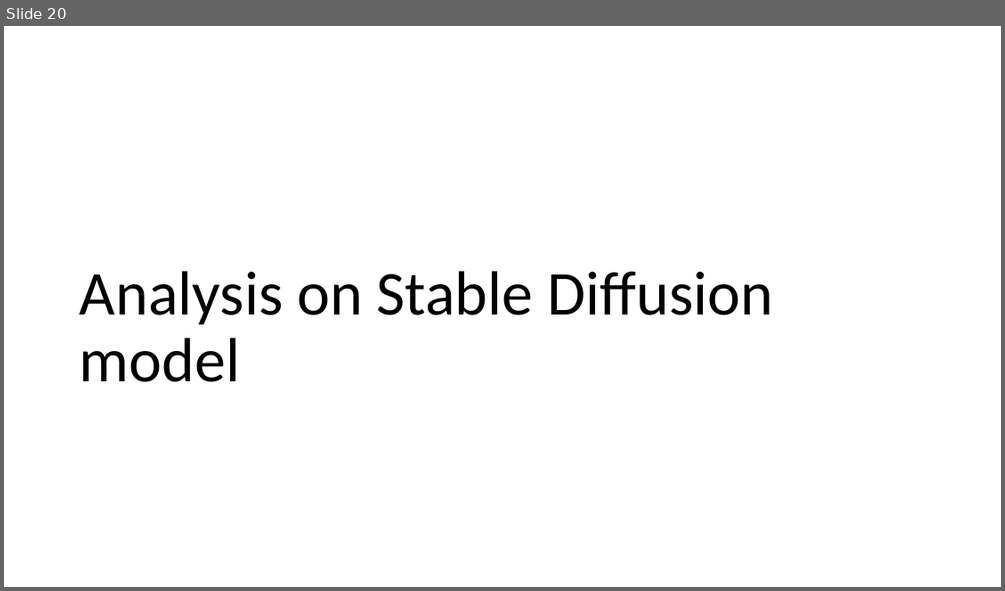
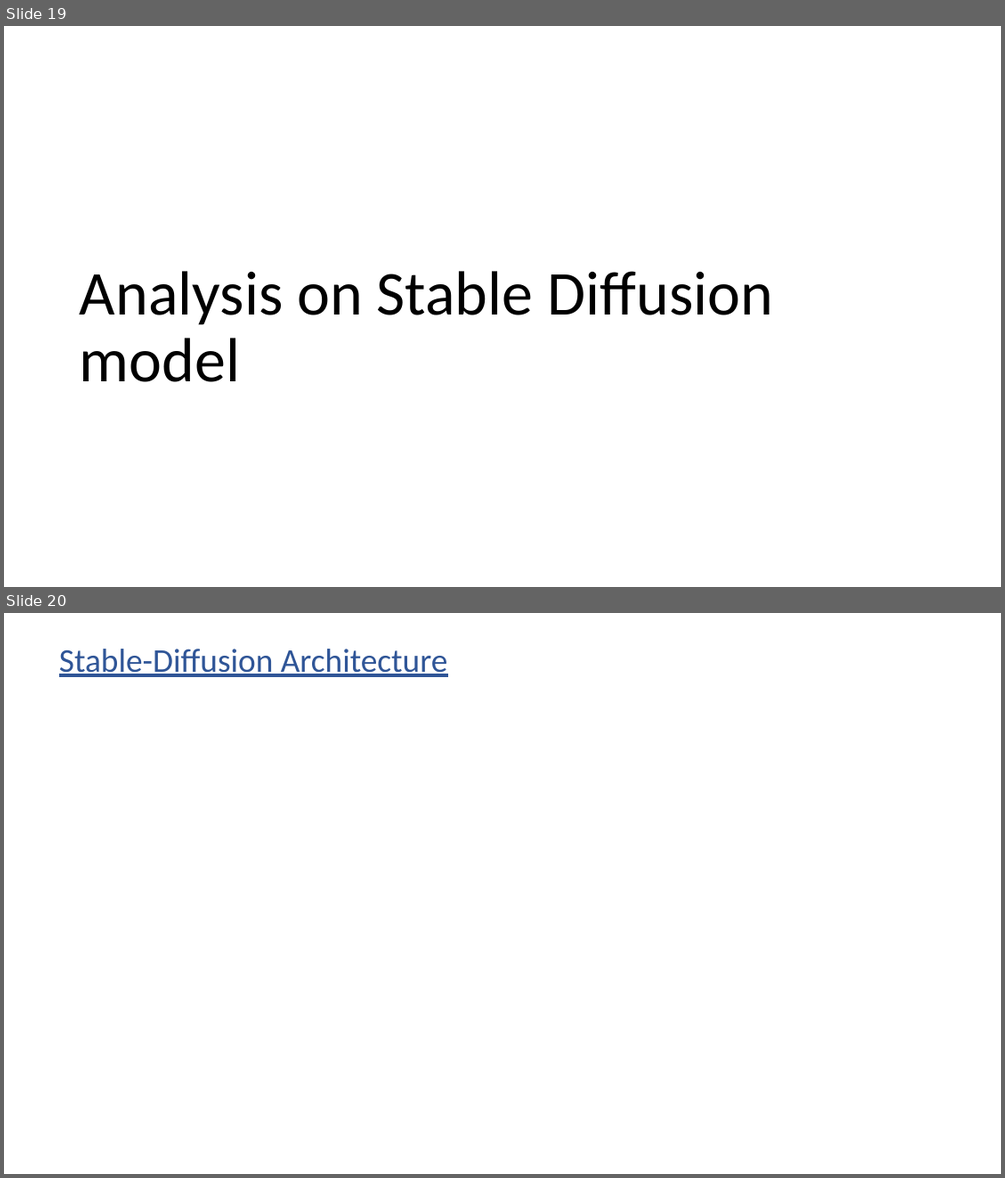
Before and after one commit to subirkumarparida/DDPM, a slide deck: Bias_Diffusion_v3.pptx. Shown one above the other, each under a label of ours: slide 20 before the commit, slides 19 and 20 after it. The pictures are 1005x591 and 1005x1178 pixels, drawn with LibreOffice and Linux fonts; fonts in the diff are those of the drawing. Boxes give left, top, right and bottom in pixels: in the first picture for what was removed or moved away, otherwise in the second. Text is boxed around its words. In the diff, an @@ line names an element or a change of style, - is before the commit and + after.

```diff
--- a/Bias_Diffusion_v3.pptx
+++ b/Bias_Diffusion_v3.pptx
@@ slide 20 added at (x1=4, y1=613, x2=1001, y2=1174), background #FFFFFF @@
@@ text added at (x1=59, y1=649, x2=448, y2=677), 32 pt, text #2F5597, underline @@
+Stable-Diffusion Architecture
@@ what was slide 20 is now slide 19 @@
```
Also in this commit, not shown: 8 slides changed, 21 other slides added.
